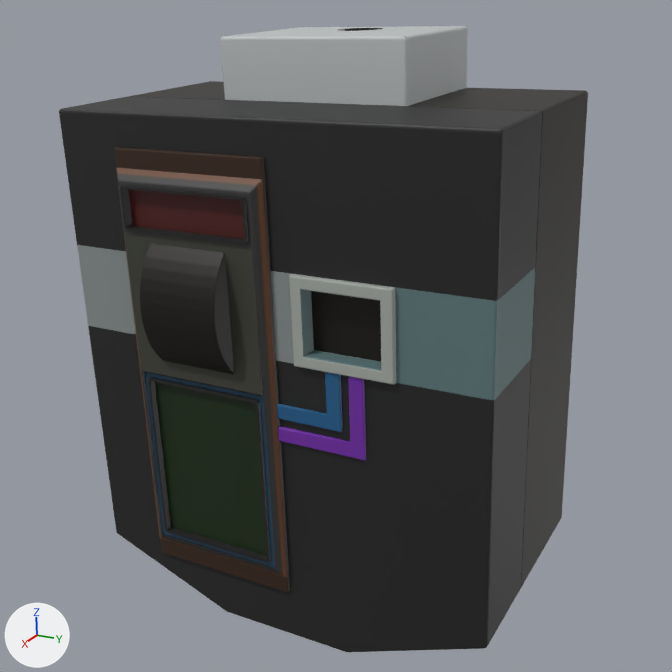
Two versions of the Blender file Assets/Models/CircuitBreakerSmall.blend, one commit apart.
The view is the same before and after, from the file's camera 'Camera'. The lights are fixed; the arrows at lower left show +X, +Y and +Z. The same objects are shown in both versions, whatever each file hides.

In view in the first picture: 'CircuitBreakerSmart_BuildState1'.
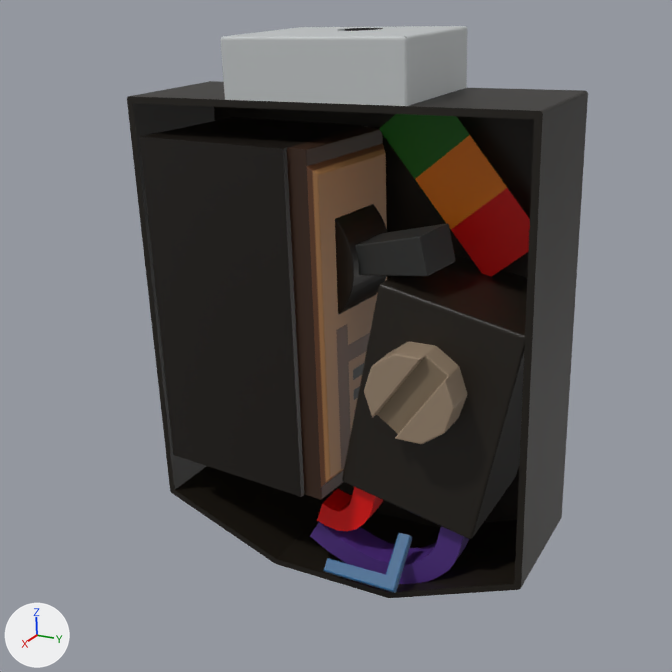
Pixel boxes [x1, y1, x2, y2] of what changed, in the pictures (672 x 672 px; the box of a moved part takes in the faces that stretch with it):
'CircuitBreakerSmart_BuildState1', reshaped (13% narrower, 9% shorter): before [59, 26, 588, 652]; after [127, 26, 588, 598]
part 1 of me_cube_021, moved or reshaped: before [140, 244, 234, 374]; after [335, 204, 387, 315]
part 2 of me_cube_021, moved or reshaped: before [277, 372, 343, 432]; after [324, 533, 413, 593]
part 3 of me_cube_021, rebuilt: before [114, 147, 290, 592]; after [139, 118, 387, 500]
part 4 of me_cube_021, added (black): after [310, 254, 527, 584]
part 5 of me_cube_021, added (brown): after [364, 341, 467, 444]
part 6 of me_cube_021, deleted (purple): before [278, 376, 366, 460]
part 7 of me_cube_021, cut back: before [59, 96, 542, 652]; after [380, 114, 530, 277]

Edits to the bpy script that builds the scene:
```text
Change me_cube_021:
    used by ob_circuitbreakersmart_buildstate1; location = (0.0, 0.0, 0.0)
    remove me_cube_021.from_pydata(...)  # 1177 vertices, 1018 faces; spans x -0.038..0.204, y -0.188..0.188, z -0.25..0.25
    add me_cube_021.from_pydata(...)  # 1295 vertices, 1063 faces; spans x -0.038..0.115, y -0.188..0.188, z -0.25..0.25
    me_cube_021 part 1: the loose piece of 356 vertices spanning x 0.081..0.204, y -0.096..-0.024, z -0.018..0.118 is turned 84.6 degrees about the z axis through its middle and scaled by 0.847, then moved by (-0.101, 0.04, 0.012)
    me_cube_021 part 2: the loose piece of 41 vertices spanning x 0.169..0.175, y -0.006..0.066, z -0.036..0.016 is turned -45.5 degrees about the y axis through its middle, then moved by (-0.087, 0.01, -0.2)
    me_cube_021 part 3: the loose piece of 242 vertices spanning x -0.034..0.186, y -0.135..0.015, z -0.203..0.172 is rebuilt with 179 vertices and now spans x -0.036..0.106, y -0.175..0.019, z -0.152..0.166
    me_cube_021 part 4: a new loose piece of 178 vertices spanning x -0.035..0.085, y -0.029..0.182, z -0.243..0.056, in mat_material (picture img_color_black_png_002)
    me_cube_021 part 5: a new loose piece of 176 vertices spanning x 0.075..0.115, y 0.055..0.135, z -0.066..0.01, in mat_material (picture img_color_black_png_002)
    me_cube_021 part 6: the loose piece of 41 vertices spanning x 0.169..0.175, y -0.006..0.086, z -0.056..0.016 is deleted
    me_cube_021 part 7
    240 vertices are removed from x 0.087..0.177, y -0.188..0.188, z -0.25..0.2
    225 faces are deleted
    12 vertices are added at x -0.009, y 0.012..0.166, z 0.039..0.207
    3 new faces join them
```
